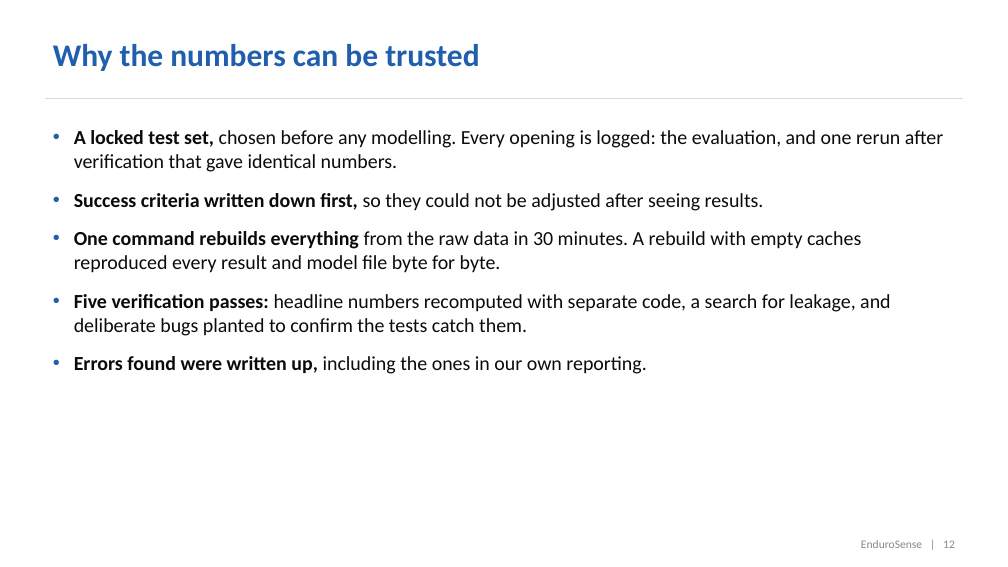
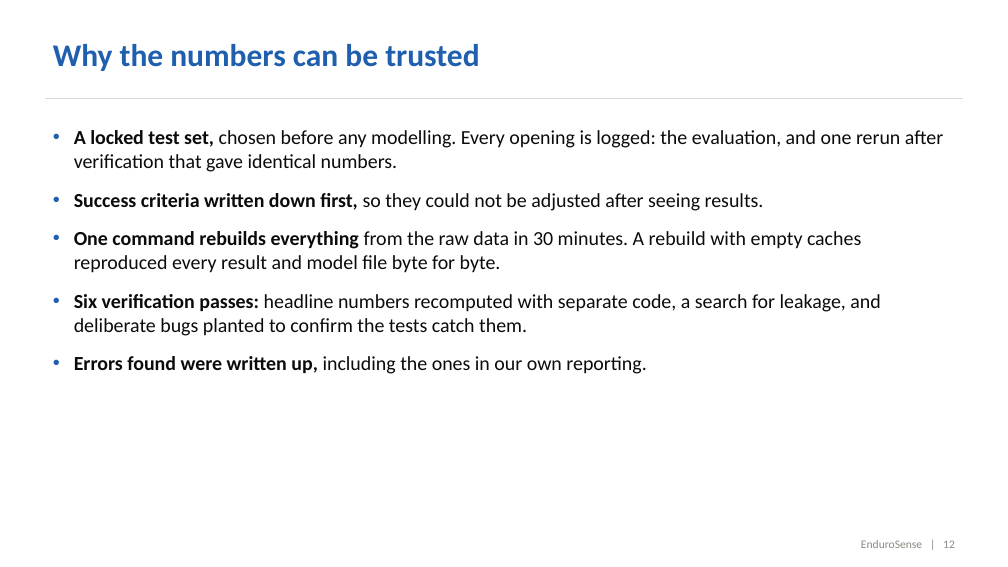
Before and after one commit to AdityaH1305/EnduroSense, a slide deck: slide 12 of docs/EnduroSense_Slides.pptx. Drawn at 1008x567 pixels with LibreOffice and Linux fonts; fonts in the diff are those of the drawing. Boxes give left, top, right and bottom in pixels: in the first picture for what was removed or moved away, otherwise in the second. Text is boxed around its words. In the diff, an @@ line names an element or a change of style, - is before the commit and + after.

Commit message:
Verification pass 6: deliverables derive statements from result files, dashboard chart fixes, report corrections, mutation-tested Phase 8

```diff
--- a/docs/EnduroSense_Slides.pptx
+++ b/docs/EnduroSense_Slides.pptx
@@ text at [74, 294, 880, 336]: text changed @@
-• Five verification passes: headline numbers recomputed with separate code, a search for leakage, and deliberate bugs planted to confirm the tests catch them.
+• Six verification passes: headline numbers recomputed with separate code, a search for leakage, and deliberate bugs planted to confirm the tests catch them.
```
Also in this commit, not shown: 1 other slide changed, 14 other files.
